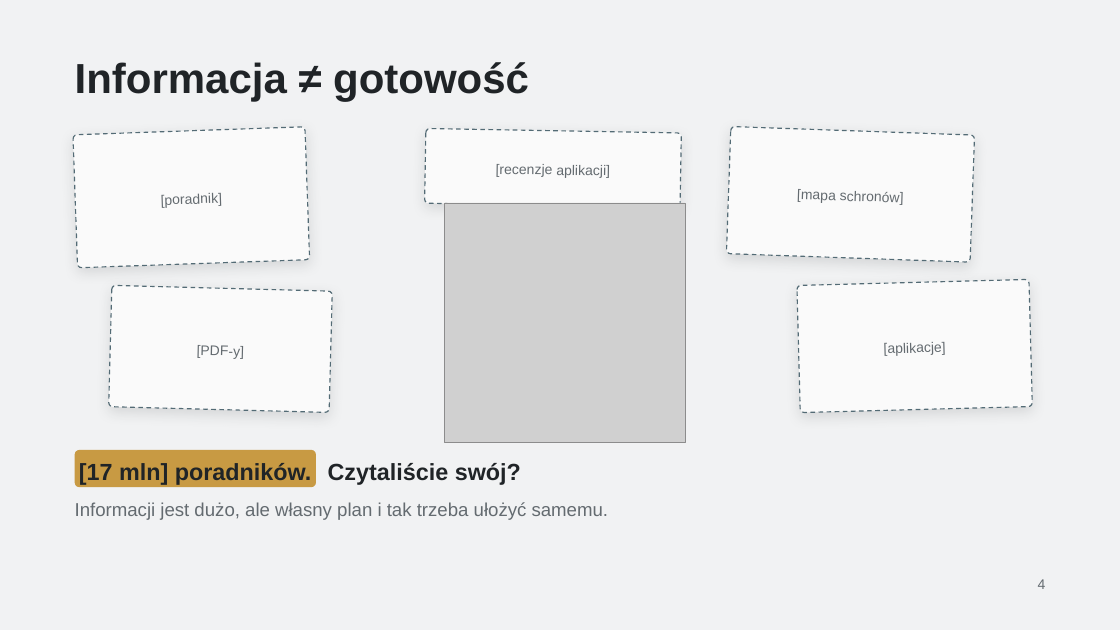
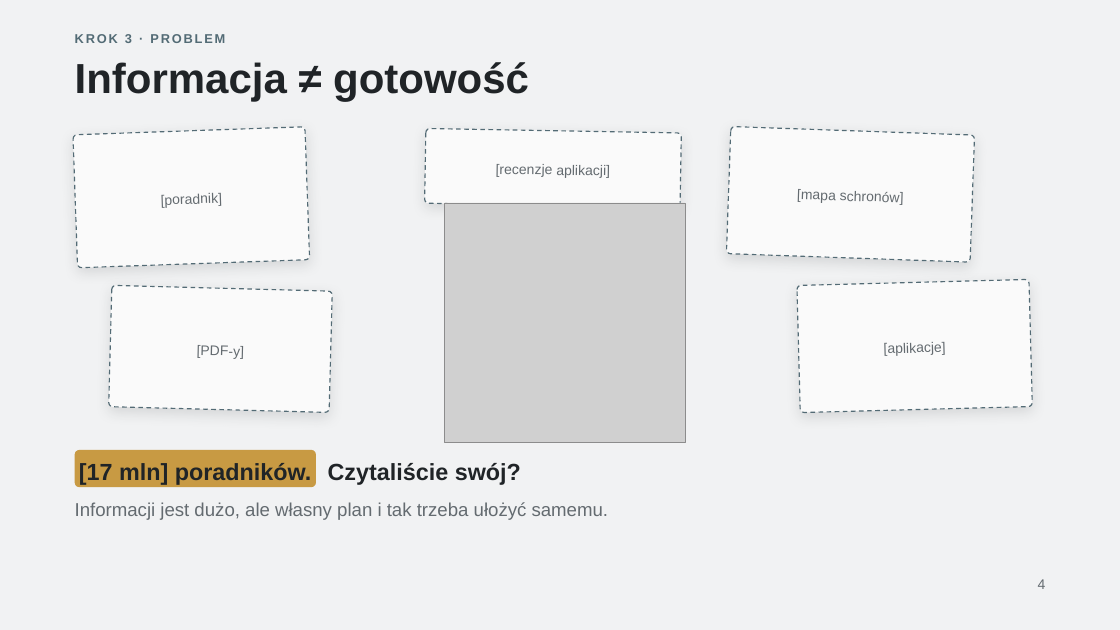
Before and after one commit to jazlik/turbo-defence, a slide deck: slide 4 of context/foundation/prezentacja/W_razie_W_HackYeah_2026_wersja_robocza.pptx. Drawn at 1120x630 pixels with LibreOffice and Linux fonts; fonts in the diff are those of the drawing; grey boxes stand for pictures. Boxes give left, top, right and bottom in pixels: in the first picture for what was removed or moved away, otherwise in the second. Text is boxed around its words. In the diff, an @@ line names an element or a change of style, - is before the commit and + after.

```diff
--- a/context/foundation/prezentacja/W_razie_W_HackYeah_2026_wersja_robocza.pptx
+++ b/context/foundation/prezentacja/W_razie_W_HackYeah_2026_wersja_robocza.pptx
@@ text added at [75, 34, 225, 43], 11 pt, text #536B75, bold @@
+KROK 3 · PROBLEM
```
Also in this commit, not shown: 6 other slides changed, 29 other files.
